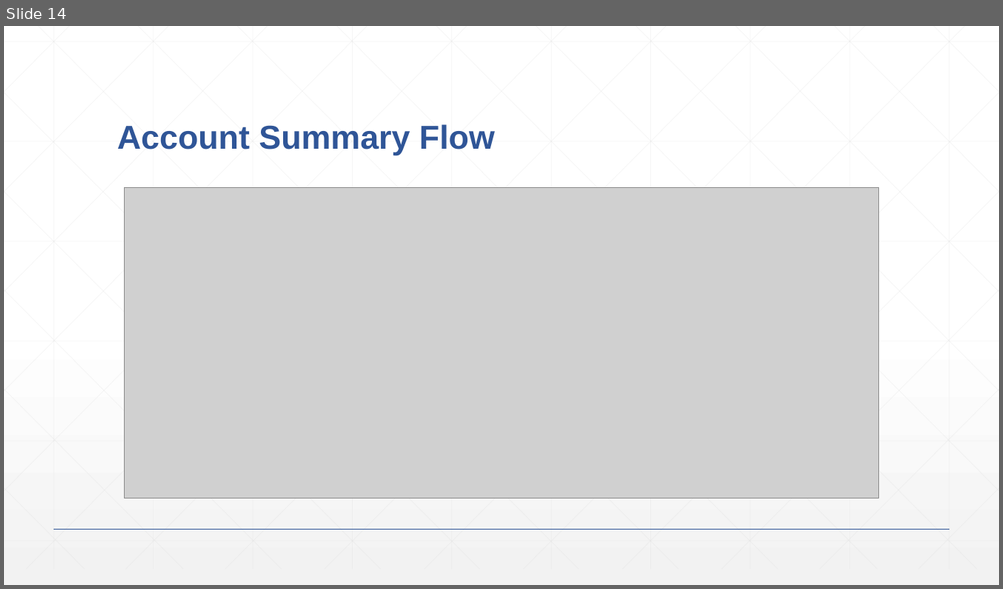
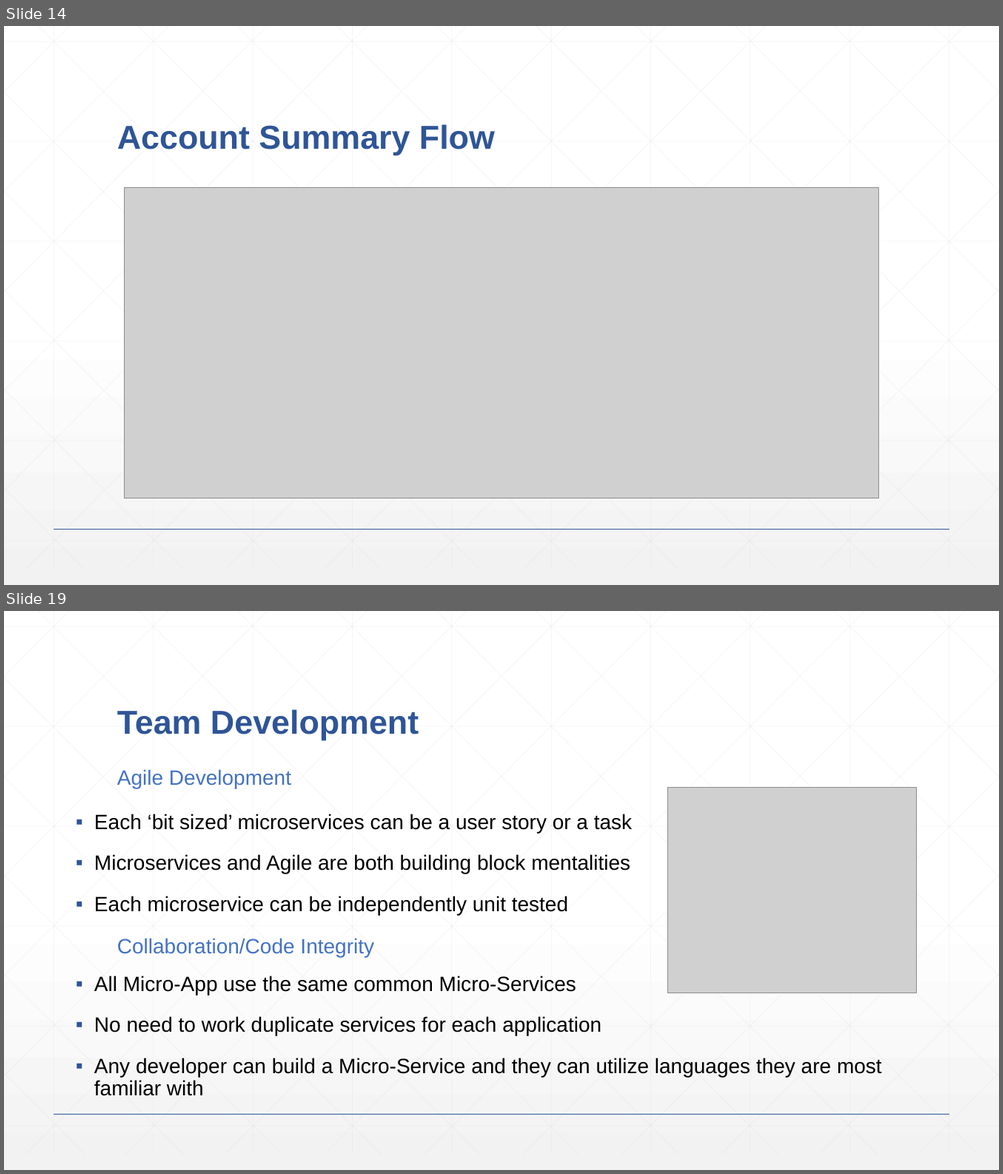
Before and after one commit to lexibrown/Skydot, a slide deck: documentation/presentation.pptx. Shown one above the other, each under a label of ours: slide 14 before the commit, slides 14 and 19 after it; the slides between them are not shown. The pictures are 1003x589 and 1003x1174 pixels, drawn with LibreOffice and Linux fonts; fonts in the diff are those of the drawing; grey boxes stand for pictures. Boxes give left, top, right and bottom in pixels: in the first picture for what was removed or moved away, otherwise in the second. Text is boxed around its words. In the diff, an @@ line names an element or a change of style, - is before the commit and + after.

```diff
--- a/documentation/presentation.pptx
+++ b/documentation/presentation.pptx
@@ slide 19 added at [4, 611, 999, 1170], background gradient #FFFFFF to #F2F2F2; not listed: 47 template elements that a slide beside it also shows @@
@@ title added at [117, 709, 418, 741], 32 pt, text #2F5597, bold @@
+Team Development
@@ text added at [117, 769, 291, 789], 20 pt, text #4472C4 @@
+Agile Development
@@ picture added at [667, 788, 916, 994] @@
@@ text added at [94, 814, 632, 915], 20 pt, text #000000 @@
+▪ Each ‘bit sized’ microservices can be a user story or a task
+▪ Microservices and Agile are both building block mentalities
+▪ Each microservice can be independently unit tested
@@ text added at [117, 938, 374, 957], 20 pt, text #4472C4 @@
+Collaboration/Code Integrity
@@ text added at [94, 976, 882, 1096], 20 pt, text #000000 @@
+▪ All Micro-App use the same common Micro-Services
+▪ No need to work duplicate services for each application
+▪ Any developer can build a Micro-Service and they can utilize languages they are most familiar with
```
Also in this commit, not shown: 8 slides changed, 1 other slide added, 4 slides removed, 3 other files.
